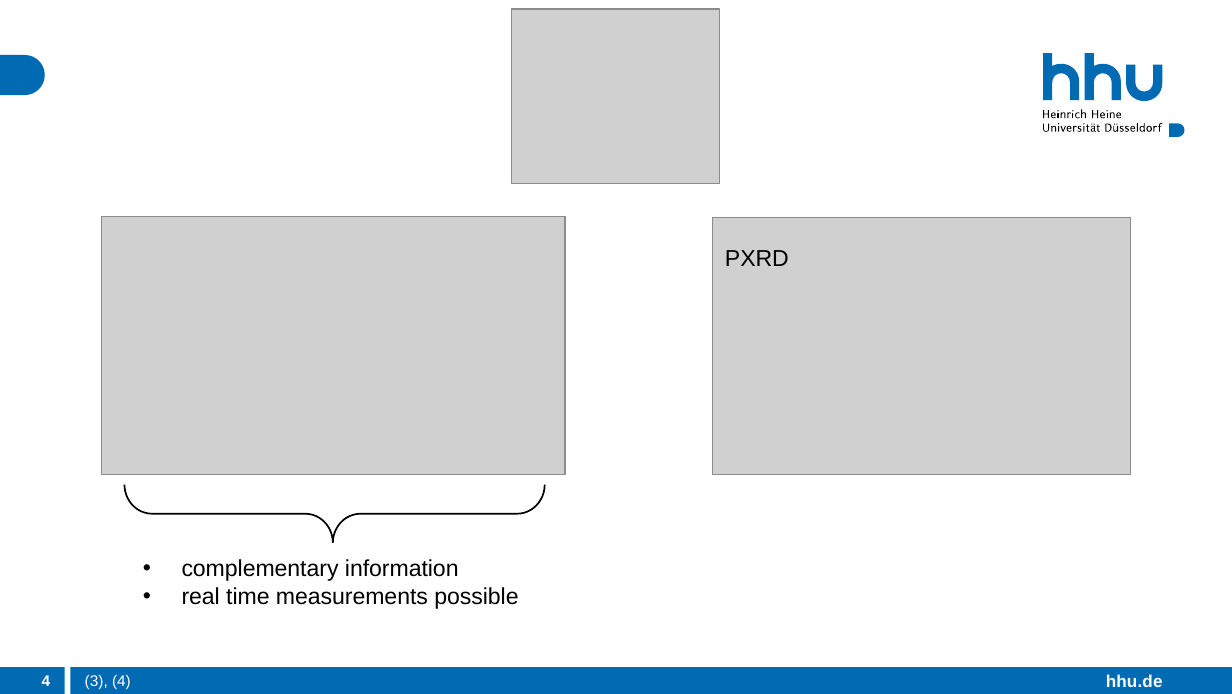
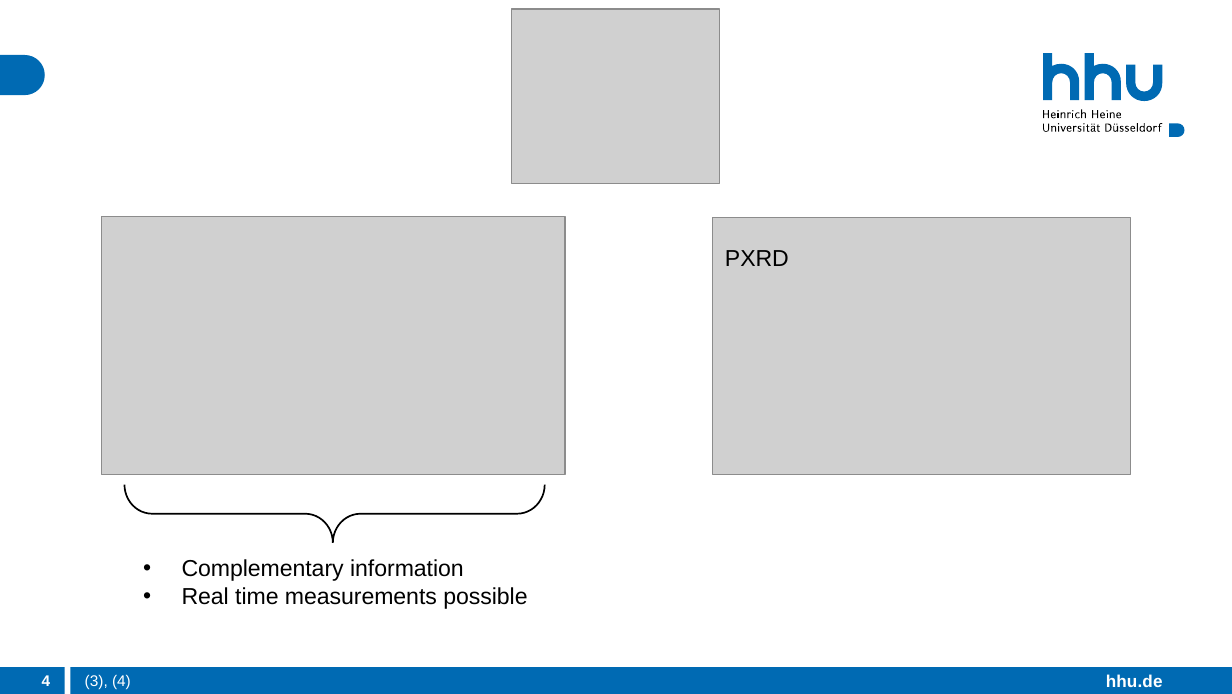
Before and after one commit to 09lena01/M.Sc., a slide deck: slide 4 of 2. Semester/AdMat/Soft Matter (Delaittre)/Characterizing_crosslinked_polymer_networks.pptx. Drawn at 1232x694 pixels with LibreOffice and Linux fonts; fonts in the diff are those of the drawing; grey boxes stand for pictures. Boxes give left, top, right and bottom in pixels: in the first picture for what was removed or moved away, otherwise in the second. Text is boxed around its words. In the diff, an @@ line names an element or a change of style, - is before the commit and + after.

Commit message:
AdMat presentation

```diff
--- a/2. Semester/AdMat/Soft Matter (Delaittre)/Characterizing_crosslinked_polymer_networks.pptx
+++ b/2. Semester/AdMat/Soft Matter (Delaittre)/Characterizing_crosslinked_polymer_networks.pptx
@@ text at (182, 559, 527, 609): text changed @@
-• complementary information
-• real time measurements possible
+• Complementary information
+• Real time measurements possible
```
Also in this commit, not shown: 2 other slides changed, 8 slides added, 3 slides removed, 1 other file.
